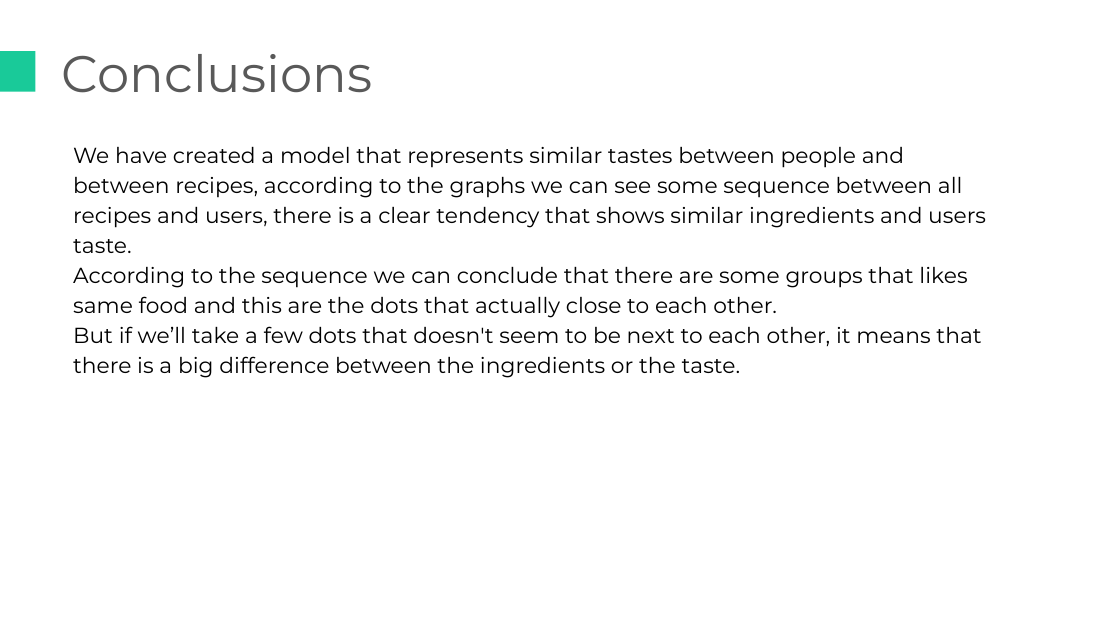
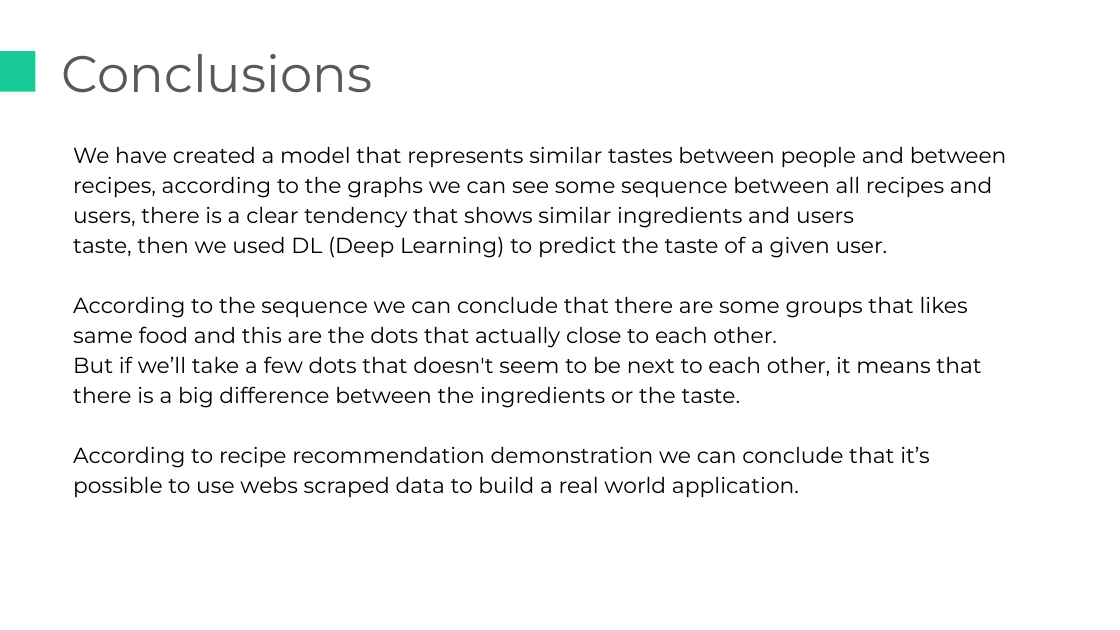
Before and after one commit to tuxiqae/Friecipe, a slide deck: slide 24 of Data Scince - Fricipe.pptx (slide 16 before the commit). Drawn at 1120x630 pixels with LibreOffice and Linux fonts; fonts in the diff are those of the drawing. Boxes give left, top, right and bottom in pixels: in the first picture for what was removed or moved away, otherwise in the second. Text is boxed around its words. In the diff, an @@ line names an element or a change of style, - is before the commit and + after.

Commit message:
Modified presentation

```diff
--- a/Data Scince - Fricipe.pptx
+++ b/Data Scince - Fricipe.pptx
@@ text at (73, 236, 888, 258): text changed @@
-taste.
+taste, then we used DL (Deep Learning) to predict the taste of a given user.
@@ text at (73, 446, 930, 498): paragraph added @@
+According to recipe recommendation demonstration we can conclude that it’s possible to use webs scraped data to build a real world application.
```
Also in this commit, not shown: 1 other slide changed, 8 slides added, 3 other files.
